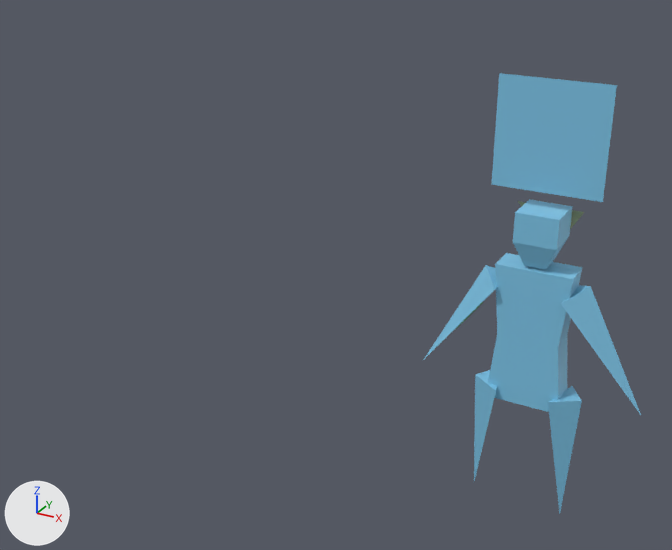
A saved change to the Blender file Blender/char_base.blend.
Rendered twice from a 50 mm lens placed at (1.89, -6.8, 5.09), pointed at (-1.92, 0.13, 1.62). The axes (+X, +Y, +Z) are drawn at lower left. The lights are the same throughout. The older version comes first.

In view in the first picture: 'Arm_L', 'Arm_R', 'Body', 'Head', 'Leg_L', 'Leg_R', 'Mask', 'Want'.
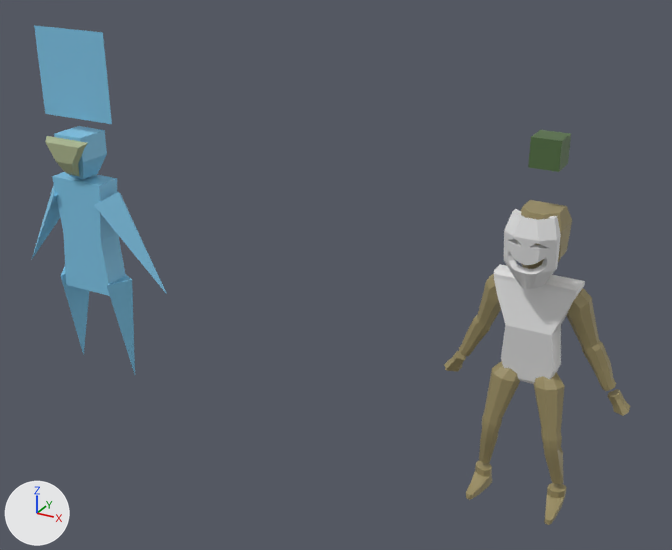
Commit message: Add a terrifying drama mask

Location of each change, (x1, y1, x2, y2) in pixels of the pictures (672 x 550 px):
'Body', moved: before (488, 253, 583, 412); after (52, 172, 126, 296)
'Want', reshaped, moved, rescaled, turned: before (491, 73, 617, 202); after (528, 130, 571, 172)
'Torso', added: after (494, 264, 585, 384)
'Want_old', added (blue): after (34, 25, 112, 124)
'Legs', added (yellow): after (466, 361, 567, 525)
'Arms', added (yellow): after (444, 274, 630, 416)
'Mask', reshaped, moved, rescaled: before (518, 201, 584, 229); after (504, 209, 561, 289)
'Head', reshaped, moved, rescaled: before (513, 199, 573, 270); after (521, 200, 572, 269)
'Arm_R', moved: before (561, 285, 641, 415); after (32, 184, 60, 259)
'Leg_R', moved: before (548, 386, 582, 514); after (60, 267, 89, 355)
'Arm_L', moved: before (423, 265, 498, 360); after (94, 192, 167, 294)
'Leg_L', moved: before (474, 370, 497, 481); after (107, 275, 135, 374)
'Head_old', added (blue): after (54, 126, 107, 179)
'Mask_old', added: after (45, 136, 88, 177)

The change, as a diff of the scene's bpy script:
```diff
--- a/Blender/char_base.blend.py
+++ b/Blender/char_base.blend.py
@@ me_cube_007 @@
+me_cube_007.from_pydata(...)  # 44 vertices, 24 faces; spans x 0.0..1.0, y -1.21..-0.16, z -1.95..1.0
+me_cube_007.materials.append(mat_mask)  # white #e7e7e7
@@ me_cube_005 @@
+me_cube_005.from_pydata(...)  # a box spanning x -1.0..1.0, y -1.0..1.0, z -1.0..1.0
+me_cube_005.materials.append(mat_satisfiedcolor)  # dark green #526e42
@@ me_cube_004 @@
+me_cube_004.from_pydata(...)  # 30 vertices, 26 faces; spans x -1.0..1.0, y -1.21..0.91, z -1.95..1.0
+me_cube_004.materials.append(mat_generalcolor)  # yellow #9d9065
@@ ob_body @@
 ob_body = bpy.data.objects.new('Body', me_cube)
-ob_body.parent = ob_charparent
+ob_body.parent = ob_charparent_old_noimp
 ob_body.location = (0.0, 0.0, 1.549)
@@ ob_leg_l @@
 ob_leg_l = bpy.data.objects.new('Leg_L', me_plane)
-ob_leg_l.parent = ob_charparent
+ob_leg_l.parent = ob_charparent_old_noimp
 ob_leg_l.location = (-0.337, -0.0352, 0.784)
@@ ob_leg_r @@
 ob_leg_r = bpy.data.objects.new('Leg_R', me_plane_001)
-ob_leg_r.parent = ob_charparent
+ob_leg_r.parent = ob_charparent_old_noimp
 ob_leg_r.location = (0.367, -0.0448, 0.784)
@@ ob_arm_l @@
 ob_arm_l = bpy.data.objects.new('Arm_L', me_plane_002)
-ob_arm_l.parent = ob_charparent
+ob_arm_l.parent = ob_charparent_old_noimp
 ob_arm_l.location = (-0.489, -0.00387, 1.763)
@@ ob_arm_r @@
 ob_arm_r = bpy.data.objects.new('Arm_R', me_plane_003)
-ob_arm_r.parent = ob_charparent
+ob_arm_r.parent = ob_charparent_old_noimp
 ob_arm_r.location = (0.475, -0.00263, 1.763)
@@ ob_head @@
-ob_head = bpy.data.objects.new('Head', me_cube_001)
+ob_head = bpy.data.objects.new('Head', me_cube_004)
 ob_head.parent = ob_charparent
-ob_head.location = (0.0, 0.0, 2.403)
-ob_head.scale = (-0.175, -0.175, -0.175)
+ob_head.location = (0.0, 0.0, 2.475)
+ob_head.scale = (0.186, 0.186, 0.186)
@@ ob_mask @@
-ob_mask = bpy.data.objects.new('Mask', me_cube_002)
+ob_mask = bpy.data.objects.new('Mask', me_cube_007)
 ob_mask.parent = ob_charparent
-ob_mask.location = (0.0, 0.208, 2.468)
-ob_mask.scale = (-0.107, -0.132, -0.132)
+ob_mask.location = (0.0, -0.185, 2.475)
+ob_mask.scale = (0.206, 0.186, 0.206)
@@ ob_want @@
-ob_want = bpy.data.objects.new('Want', me_plane_004)
+ob_want = bpy.data.objects.new('Want', me_cube_005)
 ob_want.parent = ob_charparent
-ob_want.location = (0.0, 0.0, 3.211)
-ob_want.rotation_euler = (1.571, 0.0, 0.0)  # degrees (90, 0, 0)
-ob_want.scale = (0.441, 0.441, 0.441)
+ob_want.location = (0.0, 0.0, 3.11)
+ob_want.scale = (-0.119, -0.119, -0.119)
@@ ob_charparent_old_noimp @@
+ob_charparent_old_noimp = bpy.data.objects.new('CharParent_old-noimp', None)
+ob_charparent_old_noimp.location = (-4.795, 0.0, 0.0)
+ob_charparent_old_noimp.rotation_euler = (0.0, 0.0, 3.142)  # degrees (0, 0, 180)
@@ ob_legs @@
+ob_legs = bpy.data.objects.new('Legs', me_cylinder_001)  # 96 vertices, 84 faces; spans x -1.79..1.41, y -4.74..1.23, z -1.5..1.21; in mat_generalcolor (yellow #9d9065); modifiers MIRROR
+ob_legs.parent = ob_charparent
+ob_legs.location = (0.266, 0.0234, 0.665)
+ob_legs.rotation_euler = (0.0106, -0.142, 0.0129)  # degrees (0.6, -8.1, 0.7)
+ob_legs.scale = (0.0829, 0.0645, 0.501)
@@ ob_torso @@
+ob_torso = bpy.data.objects.new('Torso', me_cube_006)  # 76 vertices, 72 faces; spans x -1.0..1.0, y -1.51..1.28, z -1.68..1.02; in mat_generalcolor (yellow #9d9065), mat_satisfiedcolor (dark green #526e42), mat_shirtcolor (white #e7e7e7)
+ob_torso.parent = ob_charparent
+ob_torso.location = (0.0, 0.031, 1.706)
+ob_torso.scale = (0.355, 0.109, 0.355)
@@ ob_arms @@
+ob_arms = bpy.data.objects.new('Arms', me_cylinder)  # 88 vertices, 78 faces; spans x -1.25..1.25, y -1.07..1.0, z -3.62..1.0; in mat_generalcolor (yellow #9d9065); modifiers MIRROR
+ob_arms.parent = ob_charparent
+ob_arms.location = (0.385, 0.0713, 1.748)
+ob_arms.rotation_euler = (0.0, -0.529, 0.361)  # degrees (0, -30, 21)
+ob_arms.scale = (0.109, 0.109, 0.251)
@@ ob_want_old @@
+ob_want_old = bpy.data.objects.new('Want_old', me_plane_004)
+ob_want_old.parent = ob_charparent_old_noimp
+ob_want_old.location = (0.0, 0.0, 3.211)
+ob_want_old.rotation_euler = (1.571, 0.0, 0.0)  # degrees (90, 0, 0)
+ob_want_old.scale = (0.441, 0.441, 0.441)
@@ ob_mask_old @@
+ob_mask_old = bpy.data.objects.new('Mask_old', me_cube_002)
+ob_mask_old.parent = ob_charparent_old_noimp
+ob_mask_old.location = (0.0, 0.208, 2.468)
+ob_mask_old.scale = (-0.107, -0.132, -0.132)
@@ ob_head_old @@
+ob_head_old = bpy.data.objects.new('Head_old', me_cube_001)
+ob_head_old.parent = ob_charparent_old_noimp
+ob_head_old.location = (0.0, 0.0, 2.403)
+ob_head_old.scale = (-0.175, -0.175, -0.175)
```
